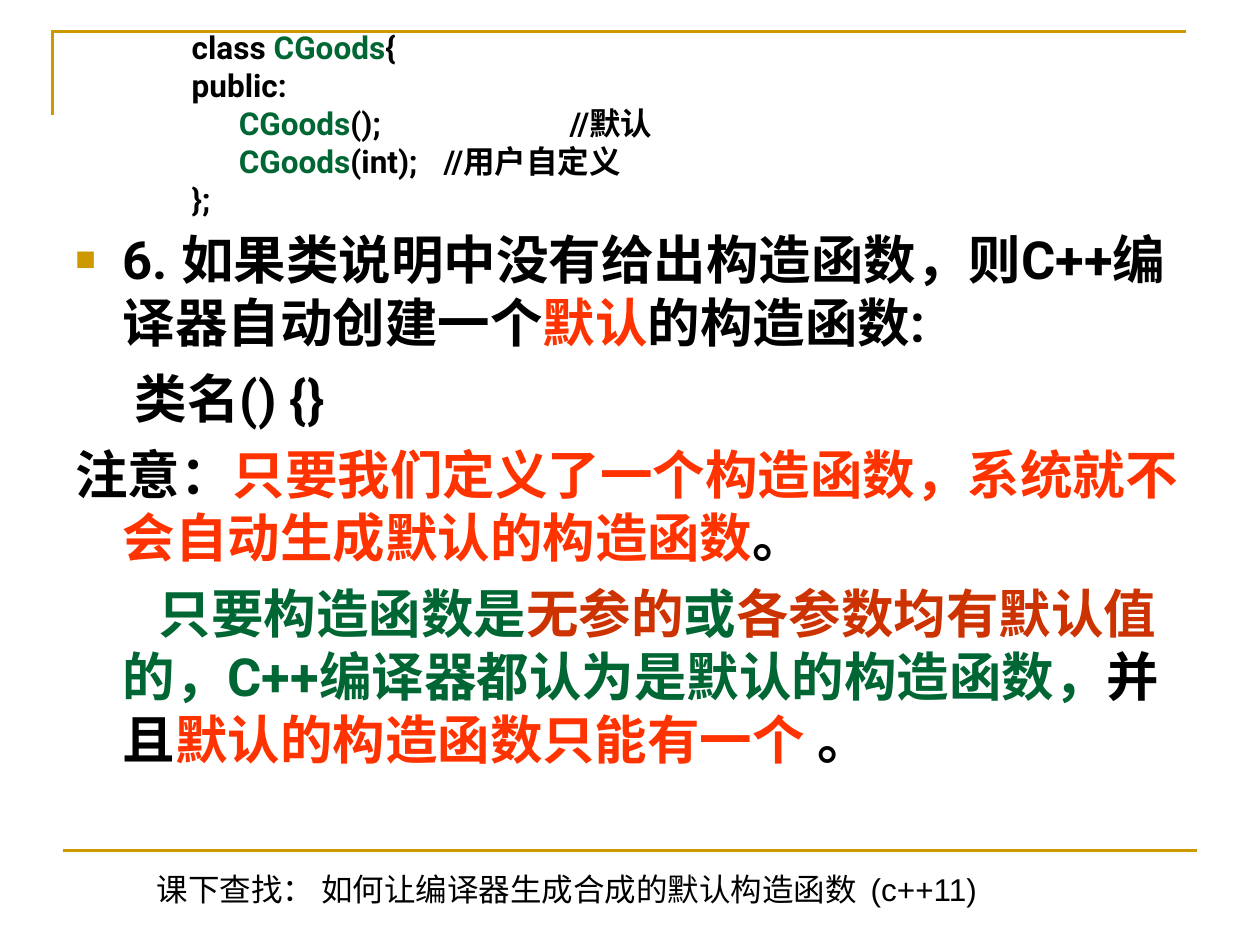
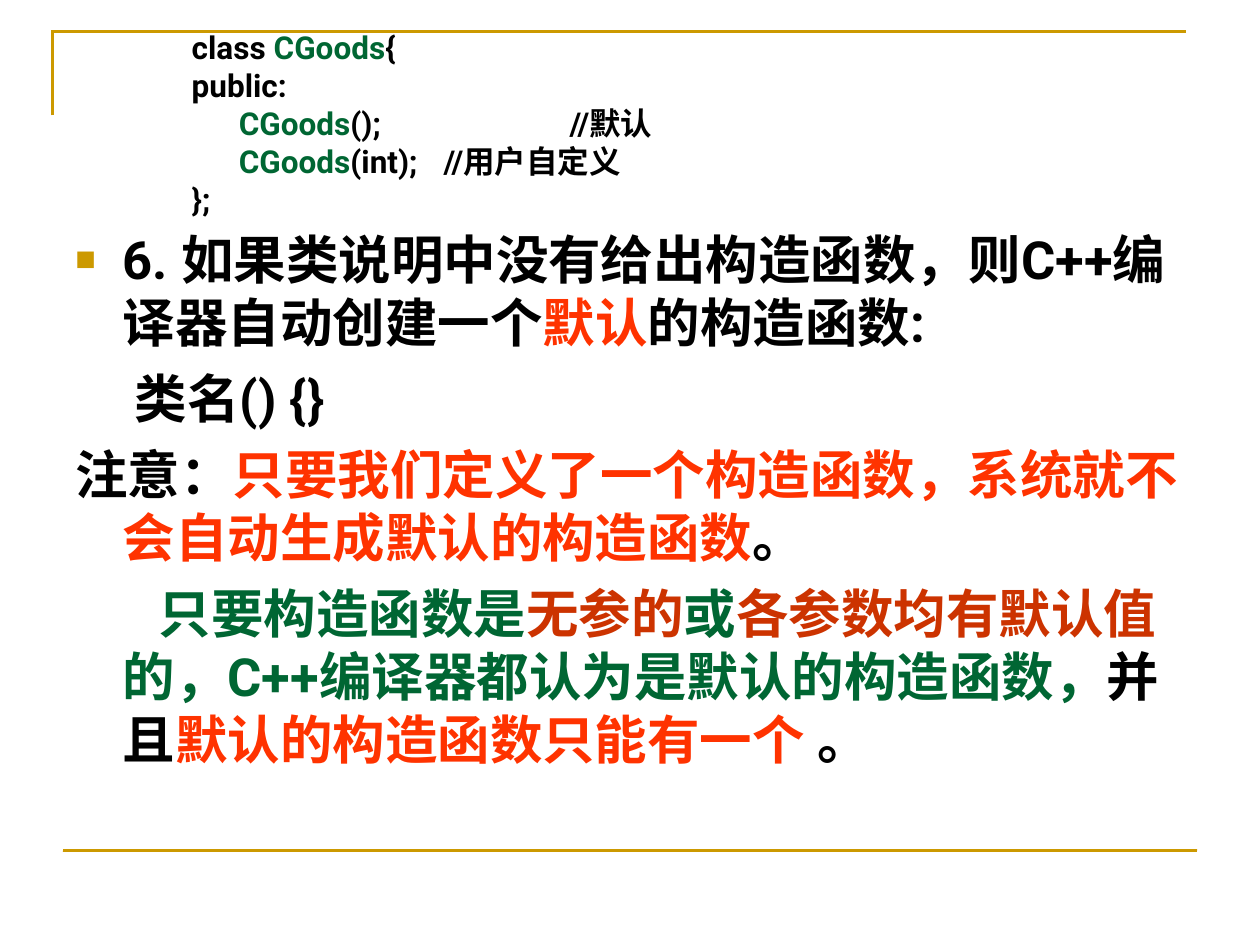
Before and after one commit to Changhe160/Changhe160.github.io, a slide deck: slide 20 of teachingRes/Cplusplus/unit04类与对象.ppt (slide 22 before the commit). Drawn at 1260x945 pixels with LibreOffice and Linux fonts; fonts in the diff are those of the drawing. Boxes give left, top, right and bottom in pixels: in the first picture for what was removed or moved away, otherwise in the second. Text is boxed around its words. In the diff, an @@ line names an element or a change of style, - is before the commit and + after.

```diff
--- a/teachingRes/Cplusplus/unit04类与对象.ppt
+++ b/teachingRes/Cplusplus/unit04类与对象.ppt
@@ text removed at [157, 874, 977, 907] @@
-课下查找： 如何让编译器生成合成的默认构造函数 (c++11)
```
Also in this commit, not shown: 18 other slides changed, 6 slides removed.
